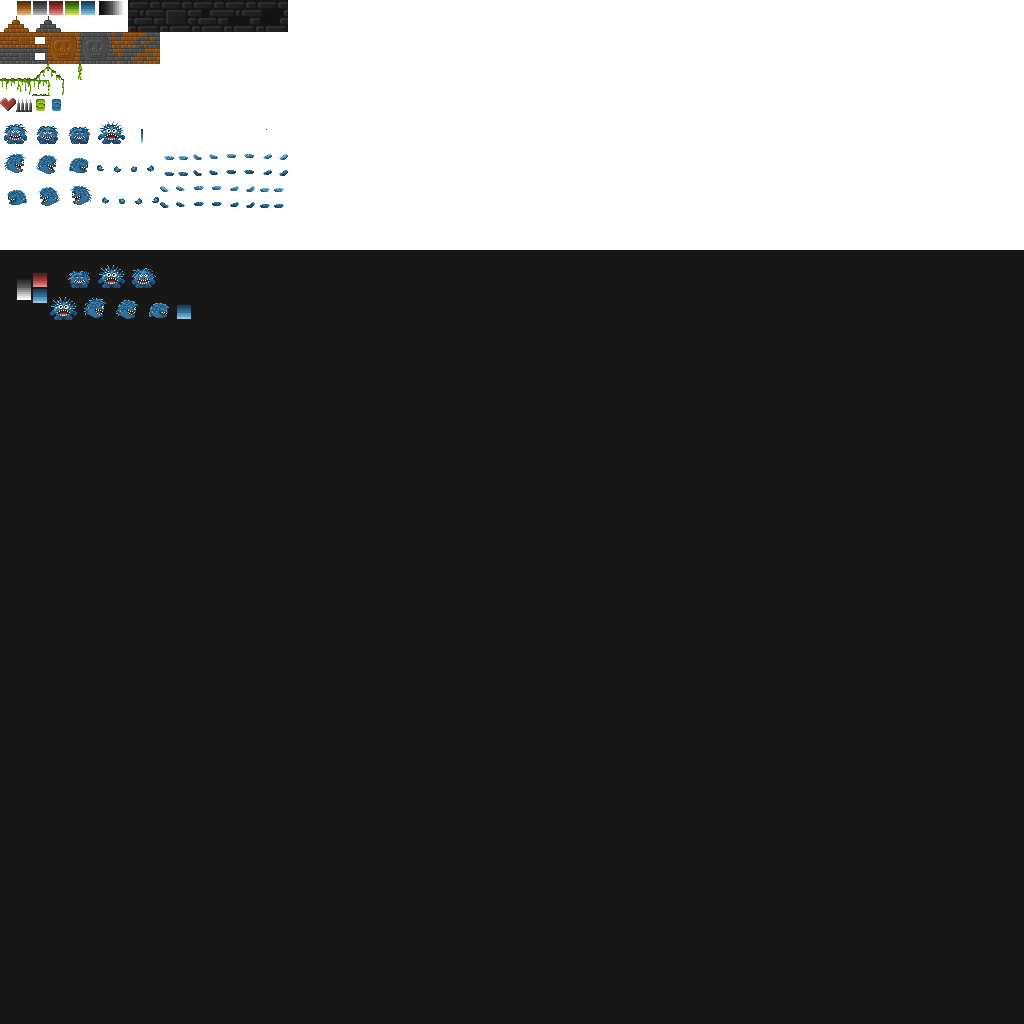
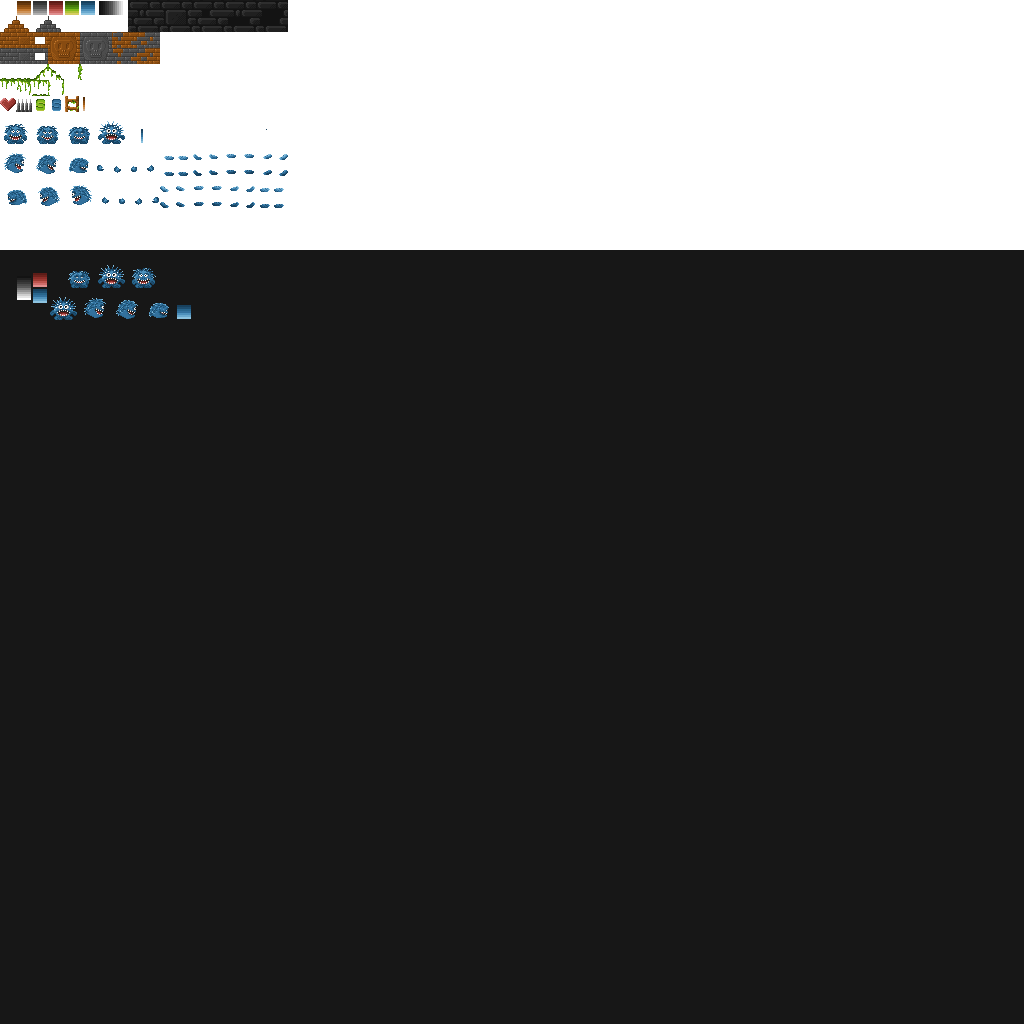
Comparing the layer stacks of the two (1024, 1024) images. Changes:
painted on "Background copy" over [65, 96, 85, 112]
